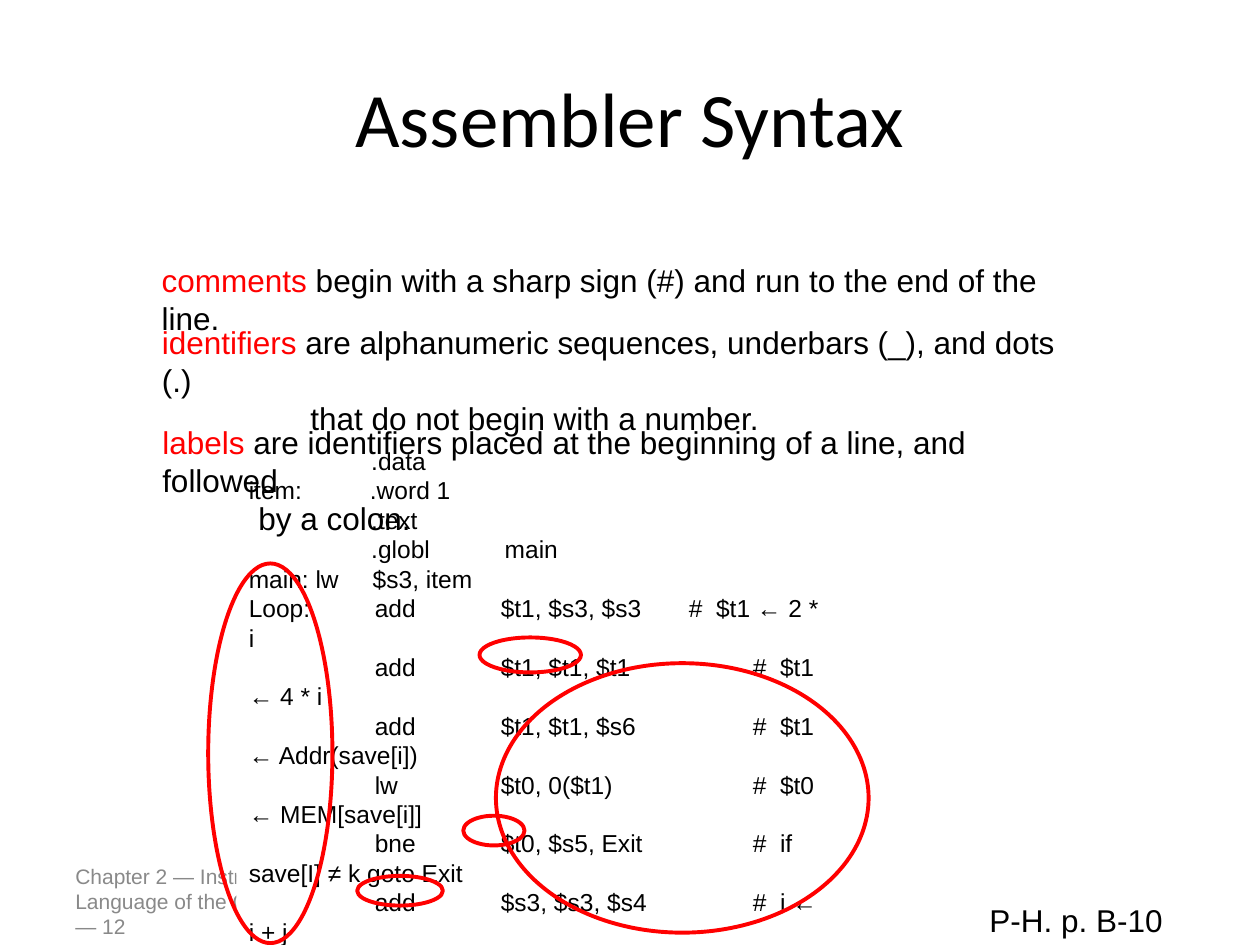
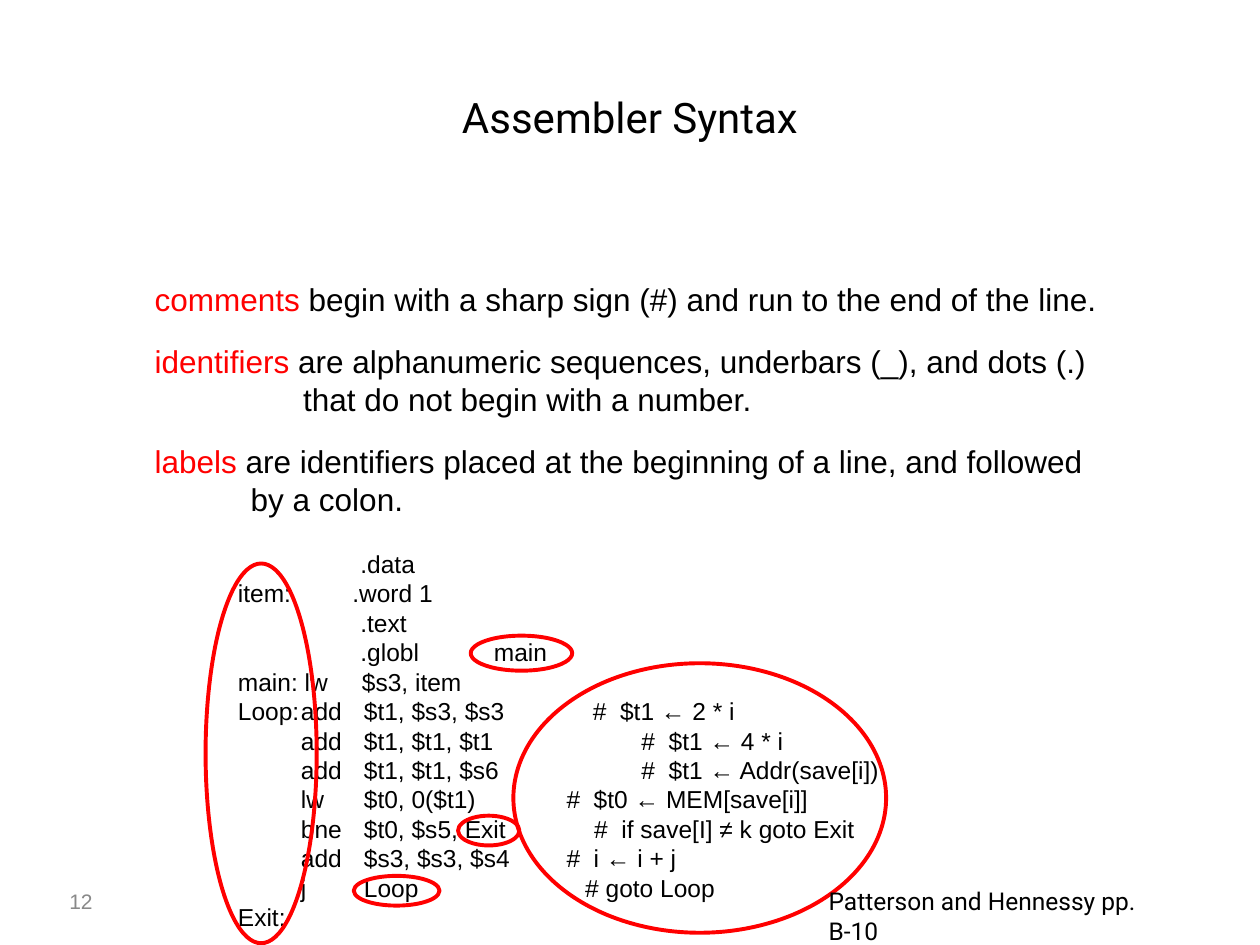
Before and after one commit to cmput229/Lab_Intro, a slide deck: slide 12 of resources/slides/class.pptx. Drawn at 1260x945 pixels with LibreOffice and Linux fonts; fonts in the diff are those of the drawing. Boxes give left, top, right and bottom in pixels: in the first picture for what was removed or moved away, otherwise in the second. Text is boxed around its words. In the diff, an @@ line names an element or a change of style, - is before the commit and + after.

```diff
--- a/resources/slides/class.pptx
+++ b/resources/slides/class.pptx
@@ title "Assembler Syntax" at (x1=462, y1=101, x2=797, y2=142): size 44 to 24 pt, font Calibri to Roboto @@
@@ text "comments begin with a sharp ..." rewrapped from (x1=162, y1=269, x2=1037, y2=336) to (x1=155, y1=288, x2=1096, y2=317) @@
@@ text "identifiers are alphanumeric sequences, underbars ..." rewrapped from (x1=162, y1=329, x2=1055, y2=436) to (x1=155, y1=350, x2=1048, y2=417) @@
@@ text "labels are identifiers placed at ..." rewrapped from (x1=162, y1=429, x2=966, y2=536) to (x1=155, y1=450, x2=1083, y2=517) @@
@@ text ".data" rewrapped from (x1=249, y1=450, x2=814, y2=945) to (x1=238, y1=555, x2=879, y2=931) @@
@@ outline #FF0000 2.24 pt to #FF0000 2.25 pt in 5 elements at (x1=354, y1=876, x2=440, y2=906), (x1=459, y1=815, x2=520, y2=845), (x1=471, y1=636, x2=573, y2=672), (x1=513, y1=663, x2=886, y2=932), (x1=205, y1=563, x2=316, y2=942) @@
@@ ellipse resized from (x1=208, y1=563, x2=333, y2=942) to (x1=205, y1=563, x2=316, y2=942) @@
@@ ellipse moved from (x1=480, y1=638, x2=582, y2=673) to (x1=471, y1=636, x2=573, y2=672) @@
@@ ellipse moved from (x1=496, y1=663, x2=869, y2=932) to (x1=513, y1=663, x2=886, y2=932) @@
@@ ellipse moved from (x1=464, y1=815, x2=525, y2=845) to (x1=459, y1=815, x2=520, y2=845) @@
@@ text removed at (x1=75, y1=867, x2=325, y2=934) @@
-Chapter 2 — Instructions: Language of the Computer — 12
@@ page number added at (x1=69, y1=894, x2=92, y2=909), 12 pt, text #898989 @@
+12
@@ ellipse moved from (x1=358, y1=876, x2=444, y2=906) to (x1=354, y1=876, x2=440, y2=906) @@
@@ text added at (x1=829, y1=888, x2=1135, y2=941), 14 pt, text #000000 @@
+Patterson and Hennessy pp. B-10
@@ text removed at (x1=989, y1=910, x2=1162, y2=938) @@
-P-H. p. B-10
```
Also in this commit, not shown: 14 other slides changed, 1 other file.
